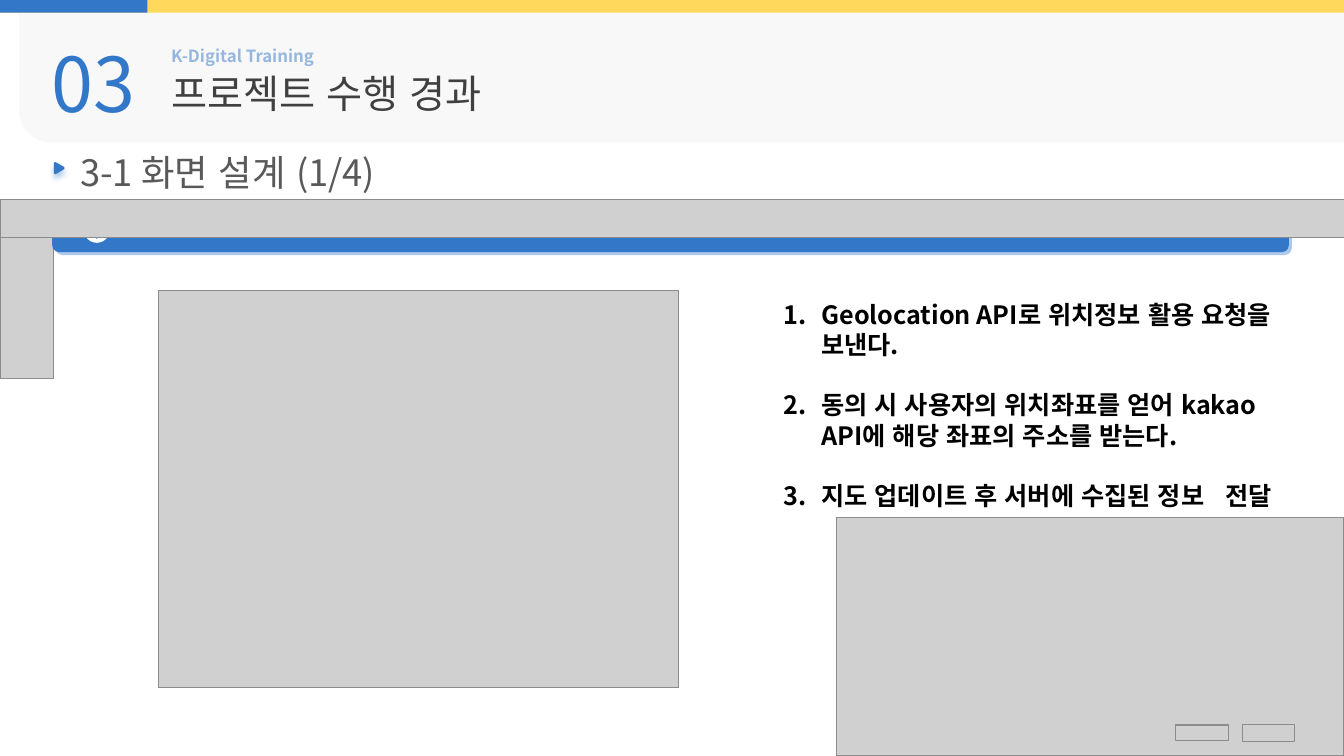
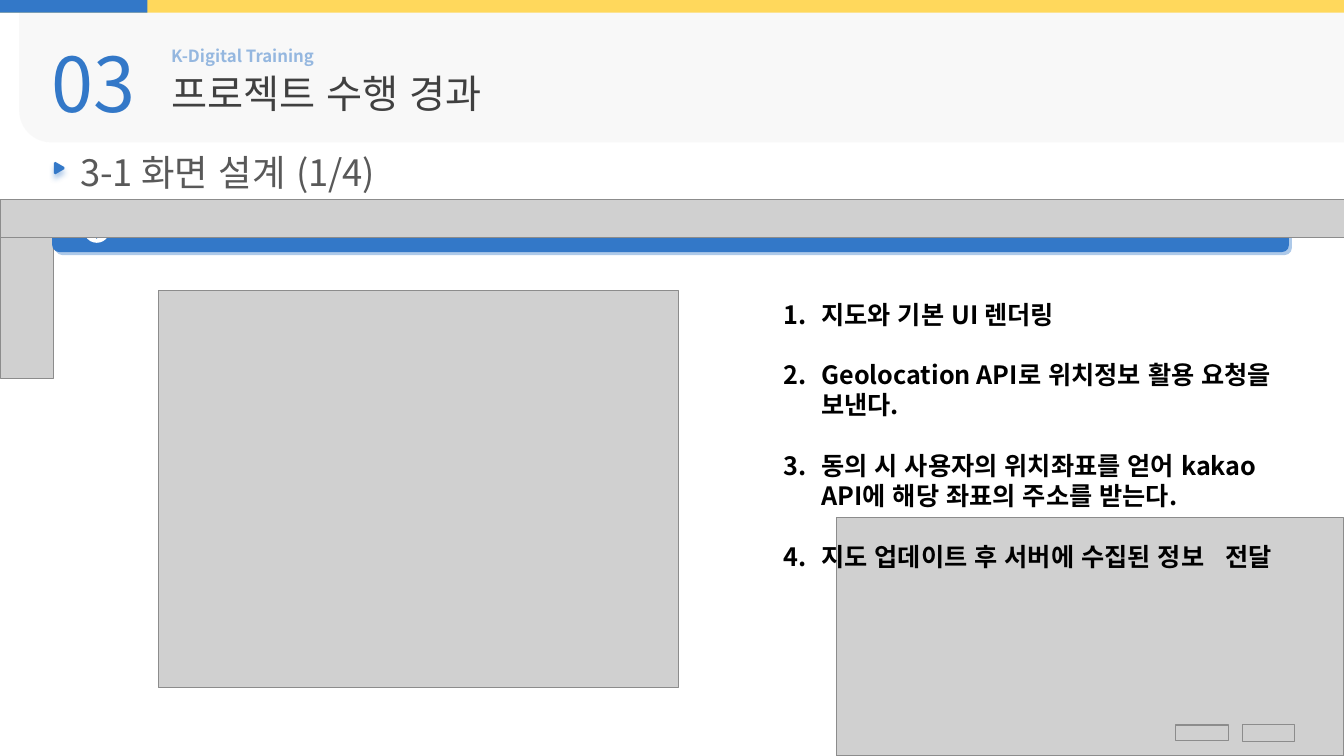
Before and after one commit to Hiddle00/project2_weather, a slide deck: slide 20 of 최종발표/05.D팀_최종발표.pptx. Drawn at 1344x756 pixels with LibreOffice and Linux fonts; fonts in the diff are those of the drawing; grey boxes stand for pictures; background and template pictures are left out. Boxes give left, top, right and bottom in pixels: in the first picture for what was removed or moved away, otherwise in the second. Text is boxed around its words. In the diff, an @@ line names an element or a change of style, - is before the commit and + after.

```diff
--- a/최종발표/05.D팀_최종발표.pptx
+++ b/최종발표/05.D팀_최종발표.pptx
@@ text at box(821, 303, 1054, 327): paragraph added @@
+1. 지도와 기본 UI 렌더링
```
Also in this commit, not shown: 13 other slides changed, 4 other files.
